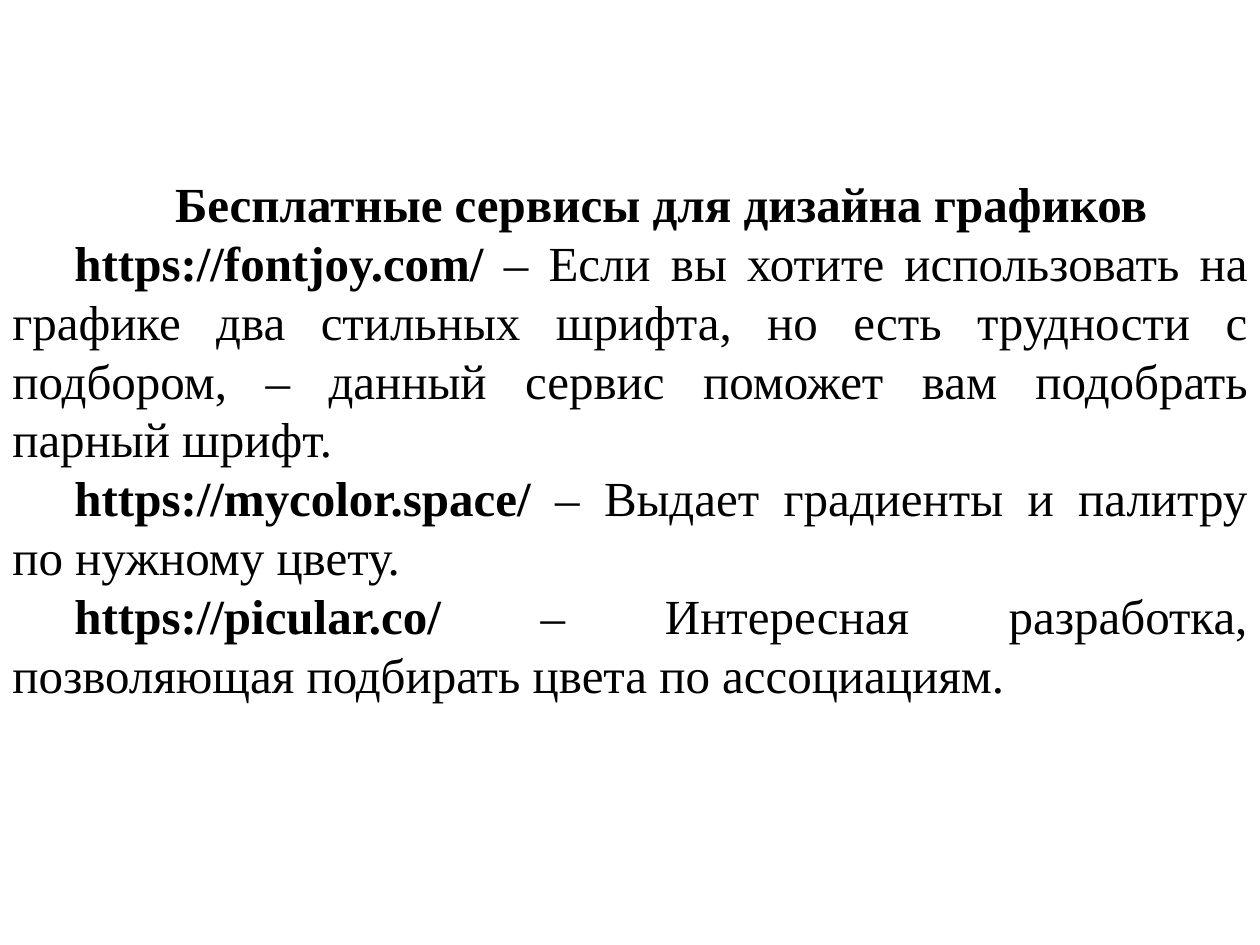
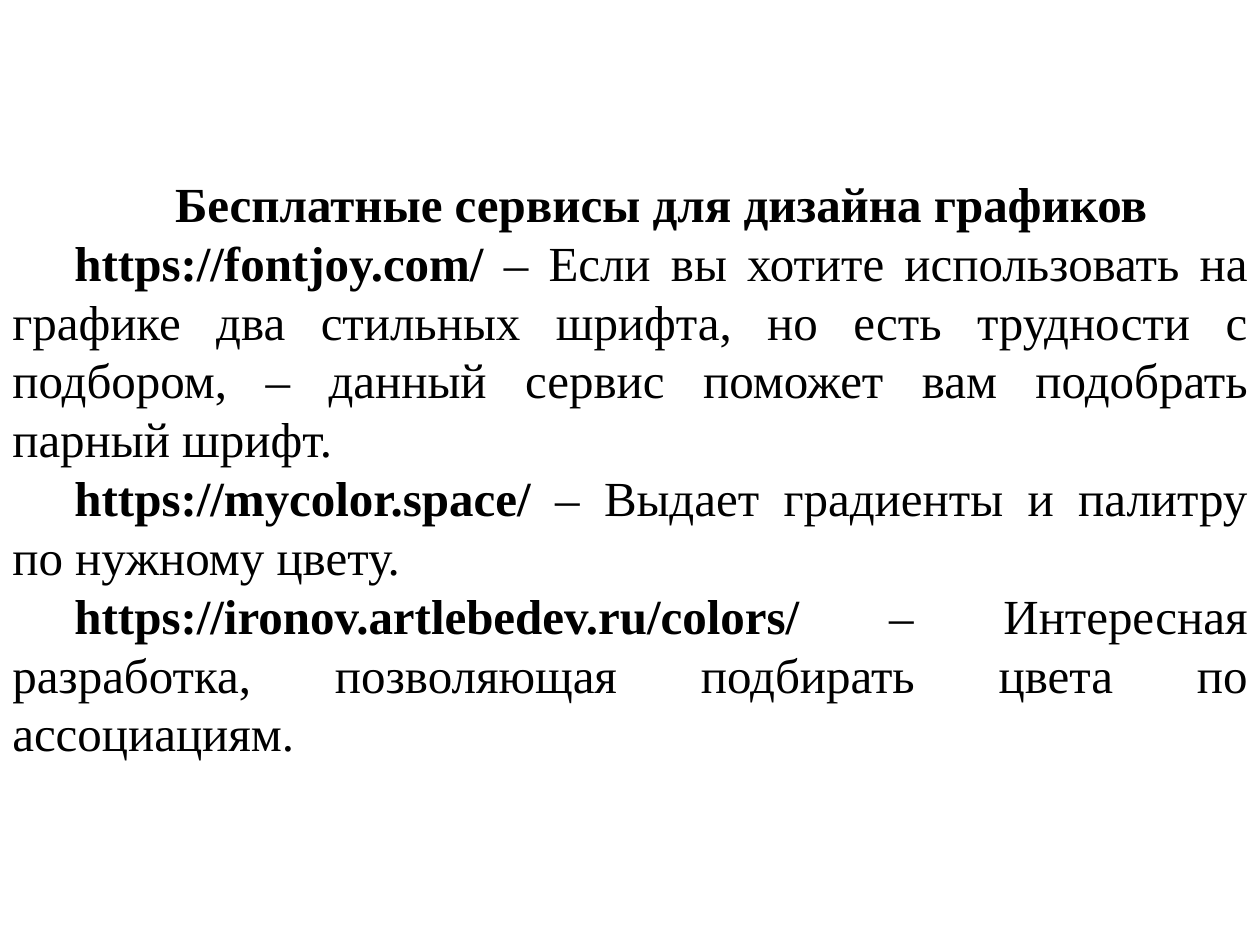
Before and after one commit to mbdatateach/site, a slide deck: slide 13 of алгор/лекции/Алг Лекция 9.pptx. Drawn at 1260x945 pixels with LibreOffice and Linux fonts; fonts in the diff are those of the drawing. Boxes give left, top, right and bottom in pixels: in the first picture for what was removed or moved away, otherwise in the second. Text is boxed around its words. In the diff, an @@ line names an element or a change of style, - is before the commit and + after.

```diff
--- a/алгор/лекции/Алг Лекция 9.pptx
+++ b/алгор/лекции/Алг Лекция 9.pptx
@@ text at box(12, 600, 1248, 761): text changed @@
-https://picular.co/ – Интересная разработка, позволяющая подбирать цвета по ассоциациям.
+https://ironov.artlebedev.ru/colors/ – Интересная разработка, позволяющая подбирать цвета по ассоциациям.
```
Also in this commit, not shown: 24 other files.
